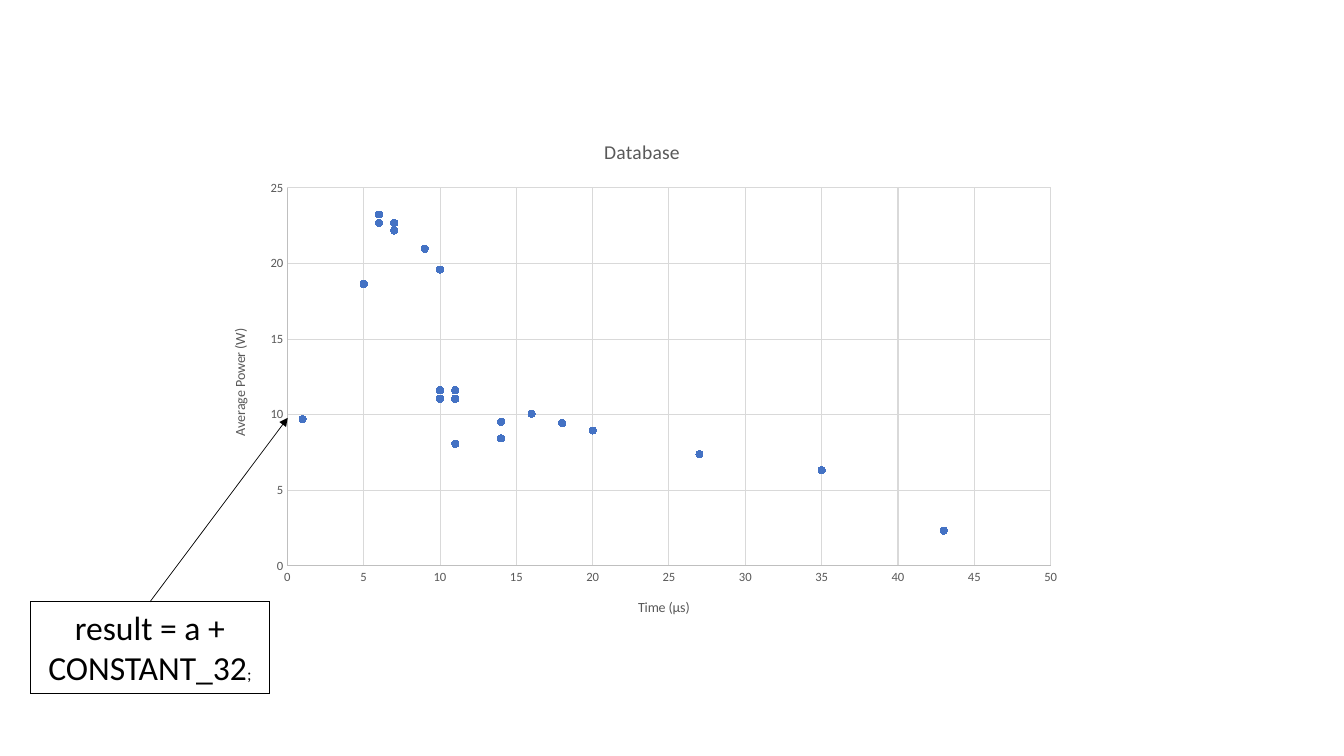
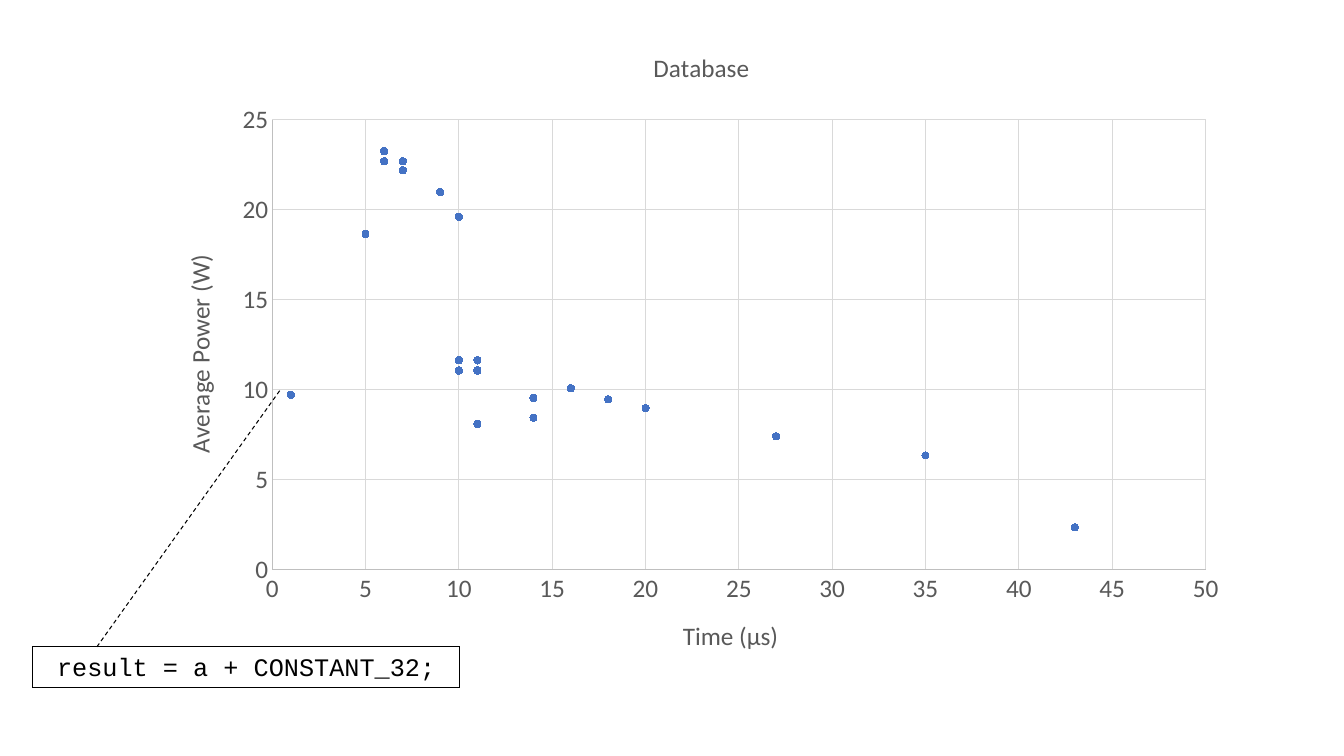
Before and after one commit to JCai2017/SecurityProject, a slide deck: slide 1 of powerTraces/allPowerTraces.pptx. Drawn at 1344x756 pixels with LibreOffice and Linux fonts; fonts in the diff are those of the drawing. Boxes give left, top, right and bottom in pixels: in the first picture for what was removed or moved away, otherwise in the second. Text is boxed around its words. In the diff, an @@ line names an element or a change of style, - is before the commit and + after.

```diff
--- a/powerTraces/allPowerTraces.pptx
+++ b/powerTraces/allPowerTraces.pptx
@@ scatter chart at <box>162,27,1240,674</box> @@
@@ category axis changed @@
@@ value axis changed @@
@@ scatter chart: place and size @@
-scatter chart at <box>210,119,1075,638</box>
+scatter chart at <box>162,27,1240,674</box>
@@ arrow moved from (150, 602) - (287, 418) to (97, 647) - (280, 390) @@
@@ arrow (97, 647) - (280, 390): arrow to line; stroke #000000 0.5 pt to #000000 0.75 pt dashed @@
@@ rectangle "result = a + CONSTANT_32;": place and size @@
-rectangle "result = a + CONSTANT_32;" at <box>30,602,269,694</box>
+rectangle "result = a + CONSTANT_32;" at <box>32,647,460,688</box>
@@ rectangle "result = a + CONSTANT_32;" at <box>32,647,460,688</box>: size 24 to 18 pt, font Calibri to Courier New; size 12 to 18 pt in "CONSTANT_32;" @@
```
Also in this commit, not shown: 1 other file.
